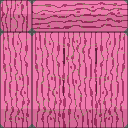
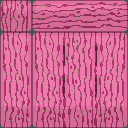
Two versions of the same layered image (128x128). Layer-by-layer changes:
hid "light copy" over [left=1, top=1, right=127, bottom=109]
showed "light", painted on it over [left=1, top=1, right=127, bottom=109]
